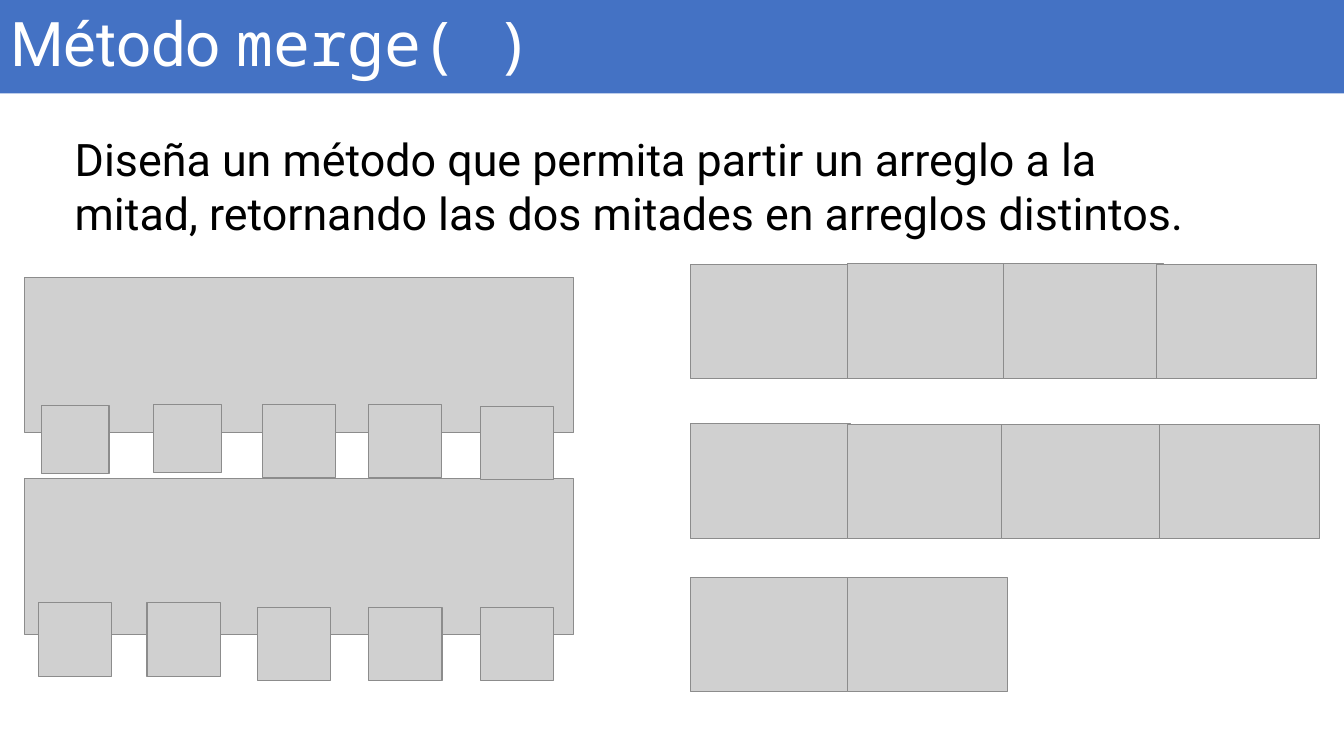
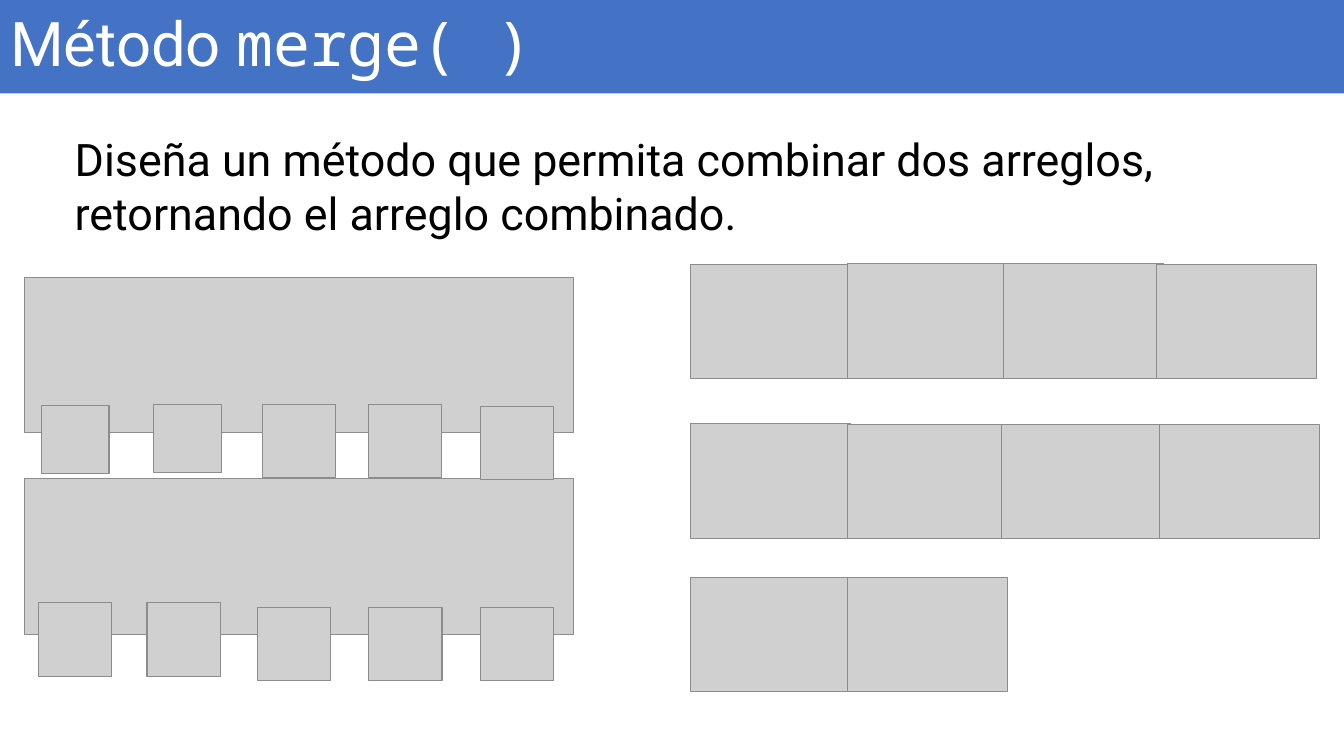
Before and after one commit to OMardil/INFO2, a slide deck: slide 4 of MOD08_Recursion/01 Presentacion/INFO2_MOD08_3-Merge_Sort.pptx. Drawn at 1344x756 pixels with LibreOffice and Linux fonts; fonts in the diff are those of the drawing; grey boxes stand for pictures. Boxes give left, top, right and bottom in pixels: in the first picture for what was removed or moved away, otherwise in the second. Text is boxed around its words. In the diff, an @@ line names an element or a change of style, - is before the commit and + after.

```diff
--- a/MOD08_Recursion/01 Presentacion/INFO2_MOD08_3-Merge_Sort.pptx
+++ b/MOD08_Recursion/01 Presentacion/INFO2_MOD08_3-Merge_Sort.pptx
@@ text at (x1=75, y1=142, x2=1153, y2=240): text changed @@
-Diseña un método que permita partir un arreglo a la mitad, retornando las dos mitades en arreglos distintos.
+Diseña un método que permita combinar dos arreglos, retornando el arreglo combinado.
```
Also in this commit, not shown: 45 other files.
